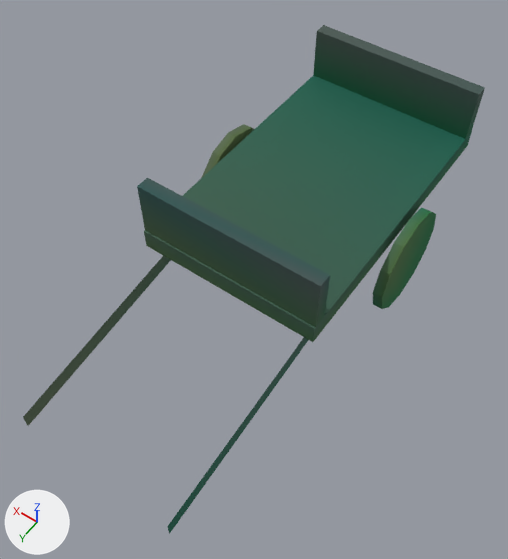
The glTF model assets/kit/hand_cart.glb, before and after one commit.
The view is the same before and after, from a camera (50 mm lens) standing at (-1.43, 2.64, 3.48) and looking at (-0.02, 0.67, 0.39). Arrows for +X, +Y and +Z are at lower left; the lights stay in place. The older version comes first. Where no turn or scale is listed for an object, it has been applied to the vertices. Vertices at exactly the same position are counted once.

Objects in the first picture: 'cart', 'shafts', 'wheel', 'wheel.001'.
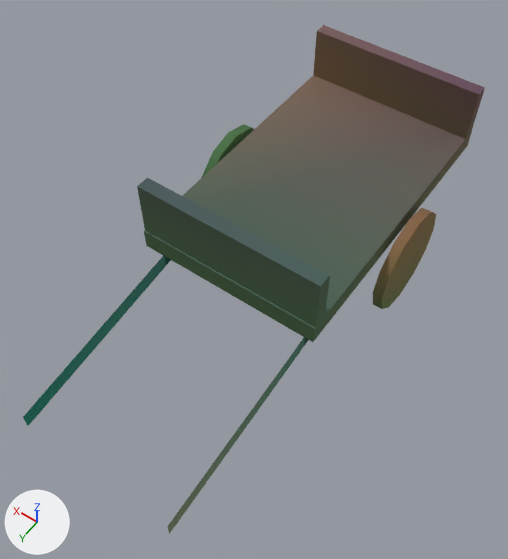
Changed parts and their boxes [x1, y1, x2, y2] in the pictures (508 x 559 px):
part 1 of me_cart, recoloured
    both: [183, 31, 485, 211]
part 2 of me_cart, recoloured
    both: [137, 131, 472, 316]
part 3 of me_cart, recoloured
    both: [320, 132, 472, 318]
part 4 of me_cart, recoloured
    both: [137, 25, 485, 281]
part 5 of me_wheel, recoloured
    both: [373, 209, 429, 309]
part 6 of me_wheel, recoloured
    both: [382, 215, 436, 309]
part 7 of me_wheel, recoloured (green to beige)
    both: [381, 208, 436, 296]

What the commit changed:
me_cart has 24 vertices, 36 faces and spans x -0.55..0.55, y -0.9..0.9, z 0.5..0.95.
me_cart is used by ob_cart; location (0.0, 0.0, 0.0).
me_cart part 1: 8 faces centred in x -0.55..0.55, y -0.89..-0.3, z 0.62..0.84 are repainted in the vertex colours; the middle colour goes from cyan #5ad7de to light grey #c0c5ce.
me_cart part 2: 8 faces centred in x -0.55..0.55, y 0.3..0.89, z 0.62..0.84 are repainted in the vertex colours; the middle colour goes from cyan #71d3de to cyan #86d8ce.
me_cart part 3: 5 faces centred in x -0.55..0.55, y -0.3..0.9, z 0.54..0.73 are repainted in the vertex colours; the middle colour goes from green #6fd6b7 to green #86e1c2.
me_cart part 4: 4 faces centred in x -0.18..0.18, y -0.86..0.86, z 0.95 are repainted in the vertex colours; the middle colour goes from blue #7ec2ec to blue #a2c8ff.
me_wheel has 24 vertices, 44 faces and spans x -0.03..0.03, y -0.32..0.32, z -0.32..0.32.
me_wheel is used by ob_wheel; location (-0.62, 0.0, 0.32).
me_wheel part 5: 16 faces centred in x -0.01..0.01, y -0.306..0.306, z -0.306..0.238 are repainted in the vertex colours; the middle colour goes from cyan #10f2f0 to pale green #cff4ce.
me_wheel part 6: 7 faces centred in x -0.03, y -0.291..0.291, z -0.252..0.0 are repainted in the vertex colours; the middle colour goes from green #00f2b2 to green #d4f3b2.
me_wheel part 7: 11 faces centred in x -0.03..0.01, y -0.238..0.291, z 0.107..0.306 are repainted in the vertex colours; the middle colour goes from green #78f8b2 to beige #eee2bd.
